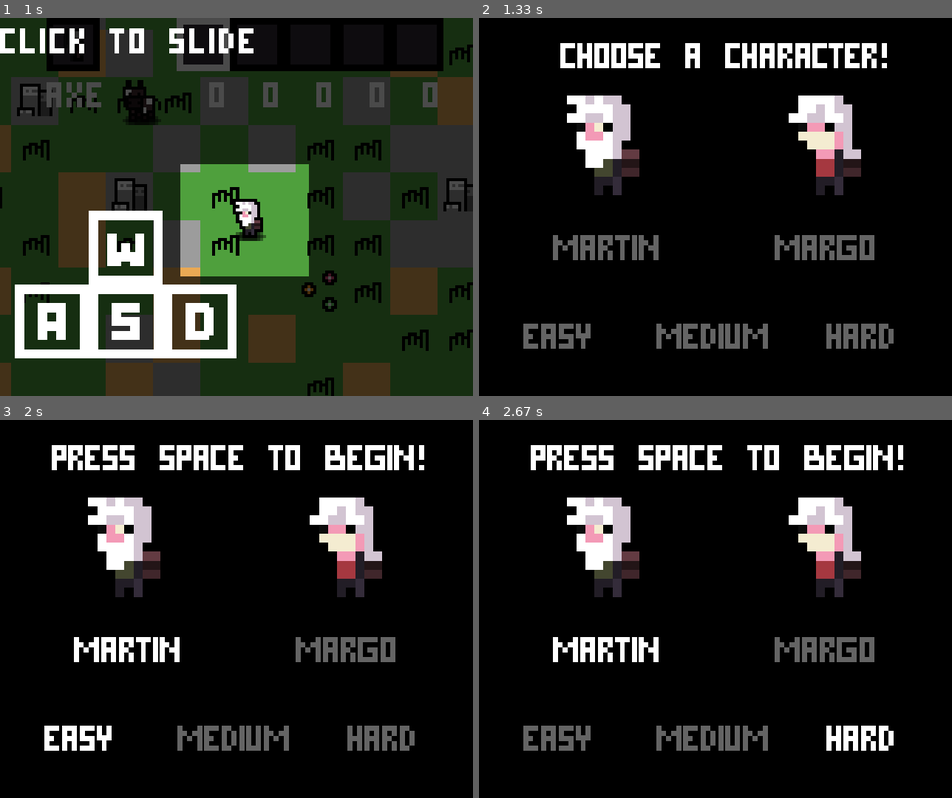
Above: before the commit, frames 1-4 (two rows, left to right).
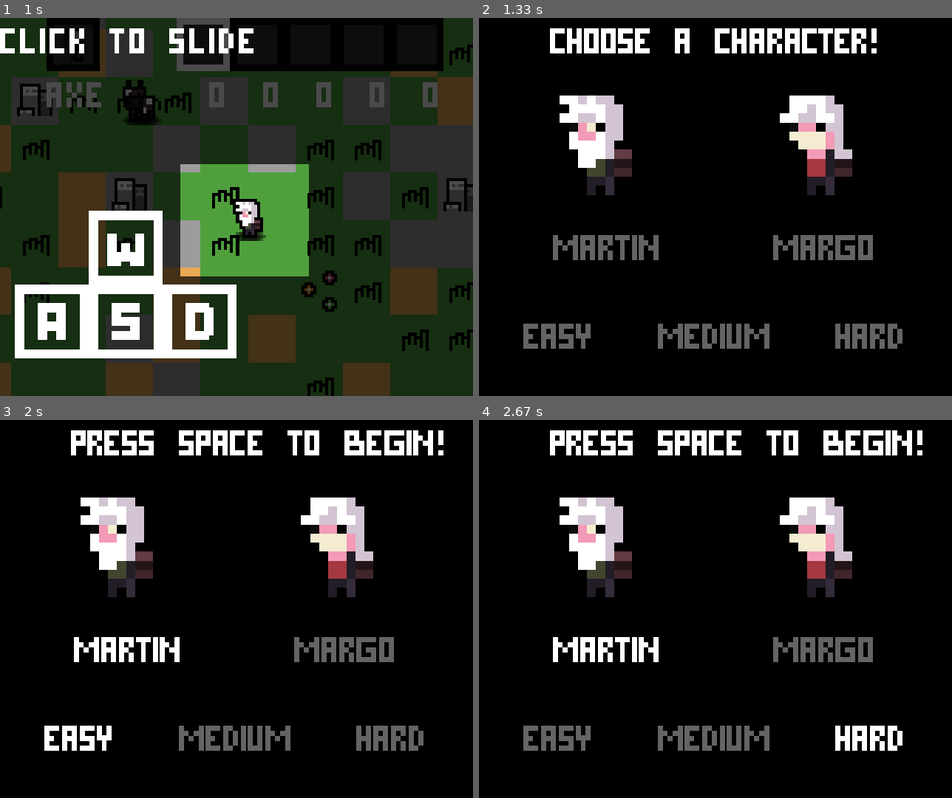
Above: after the commit, the same moments.

Repository: evilrise7/hostage
Game: pygame game, started from yandexpygame.py
Two runs of this game, one before a commit and one after it. Both use one fixed random seed, a clock stepped at 60 frames per second and the inputs below.
Inputs (mouse positions are in pixels of both pictures, inside the frame that each line leads up to):
- Up to frame 1 (1 s): click "Start Game" at 0.38 s; click (217, 222) at 0.72 s
- Up to frame 2 (1.33 s): tap Enter at 1 s
- Up to frame 3 (2 s): click "MARTIN" at 1.38 s; click "EASY" at 1.72 s
- Up to frame 4 (2.67 s): click "MEDIUM" at 2.05 s; click (895, 752) at 2.38 s

Frame 1 is identical in both runs. In frame 2, 8.4% of the frame differs, in the area x 15-90%, y 2-88%; in frame 3, 9.2%, in the area x 10-94%, y 2-88%; in frame 4, 9.2%.

Commit message:
Добавлено расширение экрана в МЕНЮ ВЫБОРА ПЕРСОНАЖЕЙ, ЗАВЕРШЕНИЯ ИГРЫ

Diff:
--- a/yandexpygame.py
+++ b/yandexpygame.py
@@ -614,54 +614,101 @@
         self.running = True
         self.gender = ""    # Половая принадлежность
         self.difficult = ""  # Сложность игры
+        # Картинки персонажей и текст " Выбрать персонажа "
+        self.martin_image = load_image("p.png")
+        self.margo_image = load_image("f.png")
+        self.objects_init()
+
+    def objects_init(self):
+        # Отступы слева
+        self.leftx = W_WINDOW * 0.15625
+        self.leftx_dif = W_WINDOW * 0.09375
+
+        # Персонаж Мартин и его прямоугольная маска
+        self.martin_txt = start_menu_text.render(
+            "MARTIN", 0, (100, 100, 100))
+        self.martin_rect = self.martin_txt.get_rect().move(
+            self.leftx, H_WINDOW * 0.546875)
+
+        # Персонаж Марго и ее прямоугольная маска
+        self.margo_txt = start_menu_text.render(
+            "MARGO", 0, (100, 100, 100))
+        self.rightx = W_WINDOW - self.leftx - self.margo_txt.get_width()
+        self.margo_rect = self.margo_txt.get_rect().move(
+            self.rightx, H_WINDOW * 0.546875)
+
+        # Легкая сложность
+        self.easy_txt = start_menu_text.render(
+            "EASY", 0, (100, 100, 100))
+        self.easy_rect = self.easy_txt.get_rect().move(
+            self.leftx_dif, H_WINDOW * 0.78125)
+
+        # Средняя сложность
+        self.medium_txt = start_menu_text.render(
+            "MEDIUM", 0, (100, 100, 100))
+        self.medium_x = W_WINDOW // 2 - self.medium_txt.get_width() // 2
+        self.medium_rect = self.medium_txt.get_rect().move(
+            self.medium_x, H_WINDOW * 0.78125)
+
+        # Высокая сложность
+        self.hardcore_txt = start_menu_text.render(
+            "HARD", 0, (100, 100, 100))
+        self.rightx_dif = W_WINDOW - self.leftx_dif - self.hardcore_txt.get_width()
+        self.hardcore_rect = self.hardcore_txt.get_rect().move(
+            self.rightx_dif, H_WINDOW * 0.78125)
+
+        # Изменение размеров картинок игроков
+        self.hero_size = int(H_WINDOW * 0.3828125)
+        self.martin_image = pg.transform.scale(
+            self.martin_image, (self.hero_size, self.hero_size))
+        self.margo_image = pg.transform.scale(
+            self.margo_image, (self.hero_size, self.hero_size))
+
+        # Заголовок
+        self.press_to_start = start_menu_text.render(
+            "CHOOSE A CHARACTER!", 0, (255, 255, 255))
+        self.start_txt_x = W_WINDOW // 2 - self.press_to_start.get_width() // 2
+
+        # Анимация текстов
+        self.animated_txt()
+
+    def animated_txt(self):
+        # Анимация текстов Персонажей
+        if self.gender == "female":
+            self.margo_txt = start_menu_text.render(
+                "MARGO", 0, (255, 255, 255))
+
+        if self.gender == "male":
+            self.martin_txt = start_menu_text.render(
+                "MARTIN", 0, (255, 255, 255))
+
+        # Анимация сложностей
+        if self.difficult == "easy":
+            self.easy_txt = start_menu_text.render(
+                "EASY", 0, (255, 255, 255))
+
+        if self.difficult == "medium":
+            self.medium_txt = start_menu_text.render(
+                "MEDIUM", 0, (255, 255, 255))
+
+        if self.difficult == "hardcore":
+            self.hardcore_txt = start_menu_text.render(
+                "HARD", 0, (255, 255, 255))
 
     def run(self):
         enable_sfx()  # Проверка Вкл/Выкл звуковых эффектов
-        # Персонаж Мартин и его прямоугольная маска
-        martin_txt = start_menu_text.render("MARTIN", 0, (100, 100, 100))
-        martin_rect = martin_txt.get_rect().move(100, 280)
-
-        # Персонаж Марго и ее прямоугольная маска
-        margo_txt = start_menu_text.render("MARGO", 0, (100, 100, 100))
-        margo_rect = margo_txt.get_rect().move(400, 280)
-
-        # Легкая сложность
-        easy_txt = start_menu_text.render("EASY", 0, (100, 100, 100))
-        easy_rect = easy_txt.get_rect().move(60, 400)
-
-        # Средняя сложность
-        medium_txt = start_menu_text.render("MEDIUM", 0, (100, 100, 100))
-        medium_rect = medium_txt.get_rect().move(240, 400)
-
-        # Высокая сложность
-        hardcore_txt = start_menu_text.render("HARD", 0, (100, 100, 100))
-        hardcore_rect = hardcore_txt.get_rect().move(470, 400)
-
-        # Картинки персонажей и текст " Выбрать персонажа "
-        martin_image = load_image("p.png")
-        martin_image = pg.transform.scale(martin_image, (196, 196))
-
-        margo_image = load_image("f.png")
-        margo_image = pg.transform.scale(margo_image, (196, 196))
-
-        press_to_start = start_menu_text.render("CHOOSE A CHARACTER!",
-                                                0, (255, 255, 255))
-
         while self.running:
-            # Изначально все тексты имеют прозрачность 50 - 60 %
-            easy_txt = start_menu_text.render("EASY", 0, (100, 100, 100))
-            medium_txt = start_menu_text.render("MEDIUM", 0, (100, 100, 100))
-            hardcore_txt = start_menu_text.render("HARD", 0, (100, 100, 100))
-
-            martin_txt = start_menu_text.render("MARTIN", 0, (100, 100, 100))
-            margo_txt = start_menu_text.render("MARGO", 0, (100, 100, 100))
-
             for event in pg.event.get():
                 # Закрыть окно
                 if event.type == pg.QUIT:
                     game_quit()
                     self.running = False
 
+                # Расширение экрана
+                if event.type == pg.VIDEORESIZE:
+                    window_resizing(event)
+                    change_font_size()
+
                 if event.type == pg.KEYDOWN:
                     # Перейти в меню
                     if event.key == pg.K_ESCAPE:
@@ -675,75 +722,58 @@
 
                 if event.type == pg.MOUSEBUTTONDOWN:
                     # Выбор Мартина
-                    if martin_rect.collidepoint(event.pos):
+                    if self.martin_rect.collidepoint(event.pos):
                         self.gender = "male"
                         click_sound.play()
                     # Выбор Марго
-                    if margo_rect.collidepoint(event.pos):
+                    if self.margo_rect.collidepoint(event.pos):
                         self.gender = "female"
                         click_sound.play()
 
                     if self.gender:
                         # Если игрок выбрал персонажа, то сложности активны
-                        if easy_rect.collidepoint(event.pos):
+                        if self.easy_rect.collidepoint(event.pos):
                             self.difficult = "easy"
                             click_sound.play()
-                        if medium_rect.collidepoint(event.pos):
+                        if self.medium_rect.collidepoint(event.pos):
                             self.difficult = "medium"
                             click_sound.play()
-                        if hardcore_rect.collidepoint(event.pos):
+                        if self.hardcore_rect.collidepoint(event.pos):
                             self.difficult = "hardcore"
                             click_sound.play()
             # Обновление кадра, путем заливки
             screen.fill((0, 0, 0))
-
-            # Анимация текстов Персонажей
-            if self.gender == "female":
-                margo_txt = start_menu_text.render(
-                    "MARGO", 0, (255, 255, 255))
-
-            if self.gender == "male":
-                martin_txt = start_menu_text.render(
-                    "MARTIN", 0, (255, 255, 255))
-
-            # Анимация сложностей
-            if self.difficult == "easy":
-                easy_txt = start_menu_text.render(
-                    "EASY", 0, (255, 255, 255))
-
-            if self.difficult == "medium":
-                medium_txt = start_menu_text.render(
-                    "MEDIUM", 0, (255, 255, 255))
-
-            if self.difficult == "hardcore":
-                hardcore_txt = start_menu_text.render(
-                    "HARD", 0, (255, 255, 255))
-
+            self.objects_init()
             # Добавление объектов на экран
-            screen.blit(martin_image, (70, 80))
-            screen.blit(margo_image, (370, 80))
-
-            screen.blit(martin_txt, (100, 280))
-            screen.blit(margo_txt, (400, 280))
-
-            screen.blit(easy_txt, (60, 400))
-            screen.blit(medium_txt, (240, 400))
-            screen.blit(hardcore_txt, (470, 400))
+            # self.hero_size/5 - чтобы выравнить картинки по центру текста
+            screen.blit(self.martin_image, (self.leftx - self.hero_size / 5,
+                                            H_WINDOW * 0.15625))
+            screen.blit(self.margo_image, (self.rightx - self.hero_size / 5,
+                                           H_WINDOW * 0.15625))
+
+            screen.blit(self.martin_txt, (self.leftx,
+                                          H_WINDOW * 0.546875))
+            screen.blit(self.margo_txt, (self.rightx,
+                                         H_WINDOW * 0.546875))
+
+            screen.blit(self.easy_txt, (self.leftx_dif,
+                                        H_WINDOW * 0.78125))
+            screen.blit(self.medium_txt, (self.medium_x, H_WINDOW * 0.78125))
+            screen.blit(self.hardcore_txt, (self.rightx_dif,
+                                            H_WINDOW * 0.78125))
 
             # Если игрок выбрал все, что ему нужно
             if self.difficult != "" and self.gender != "":
-                press_to_start = start_menu_text.render(
+                self.press_to_start = start_menu_text.render(
                     "PRESS SPACE TO BEGIN!", 0, (255, 255, 255))
-                screen.blit(press_to_start, (70, 20))
 
             # Если игрок выбрал персонажа
             elif self.difficult == "" and self.gender:
-                press_to_start = start_menu_text.render(
+                self.press_to_start = start_menu_text.render(
                     "CHOOSE DIFFUCLTY!", 0, (255, 255, 255))
-                screen.blit(press_to_start, (130, 20))
-            # Если игрок только зашел в игру и ничего не выбрал
-            elif self.difficult == "" and self.gender == "":
-                screen.blit(press_to_start, (110, 20))
+
+            # Добавление заголовка выбора сложности и игрока
+            screen.blit(self.press_to_start, (self.start_txt_x, 0))
             # Обновление кадра
             pg.display.flip()
         # Переход в меню
@@ -768,16 +798,27 @@
                     if event.key == pg.K_ESCAPE:
                         self.running = False
 
+                # Расширение экрана
+                if event.type == pg.VIDEORESIZE:
+                    window_resizing(event)
+                    change_font_size()
+
             # Обновление кадра, путем заливки
             screen.fill((0, 0, 0))
             if psycho_level:
+                children_txt = start_menu_text.render(
+                    "Children.", 0, (255, 0, 0))
+                txt_x = W_WINDOW // 2 - children_txt.get_width() // 2
+                txt_y = H_WINDOW // 2 - children_txt.get_height() // 2
                 # Если открыт секретный уровень, будет изменен текст дети
-                screen.blit(start_menu_text.render(
-                    "Children.", 0, (255, 0, 0)), (200, 200))
+                screen.blit(children_txt, (txt_x, txt_y))
             else:
+                game_over_txt = start_menu_text.render(
+                    "Game Over", 0, (255, 0, 0))
+                txt_x = W_WINDOW // 2 - game_over_txt.get_width() // 2
+                txt_y = H_WINDOW // 2 - game_over_txt.get_height() // 2
                 # Если не открыт, будет изменен текст проигрыша
-                screen.blit(start_menu_text.render(
-                    "Game Over", 0, (255, 0, 0)), (200, 200))
+                screen.blit(game_over_txt, (txt_x, txt_y))
             # Обновление кадра
             pg.display.flip()
         # Перейти в меню
